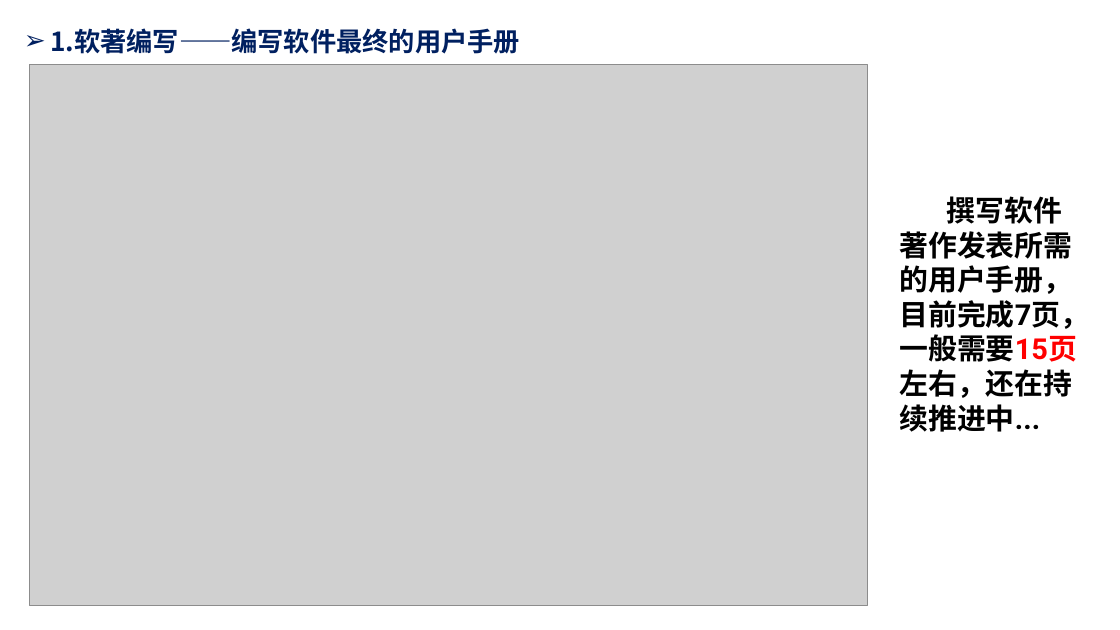
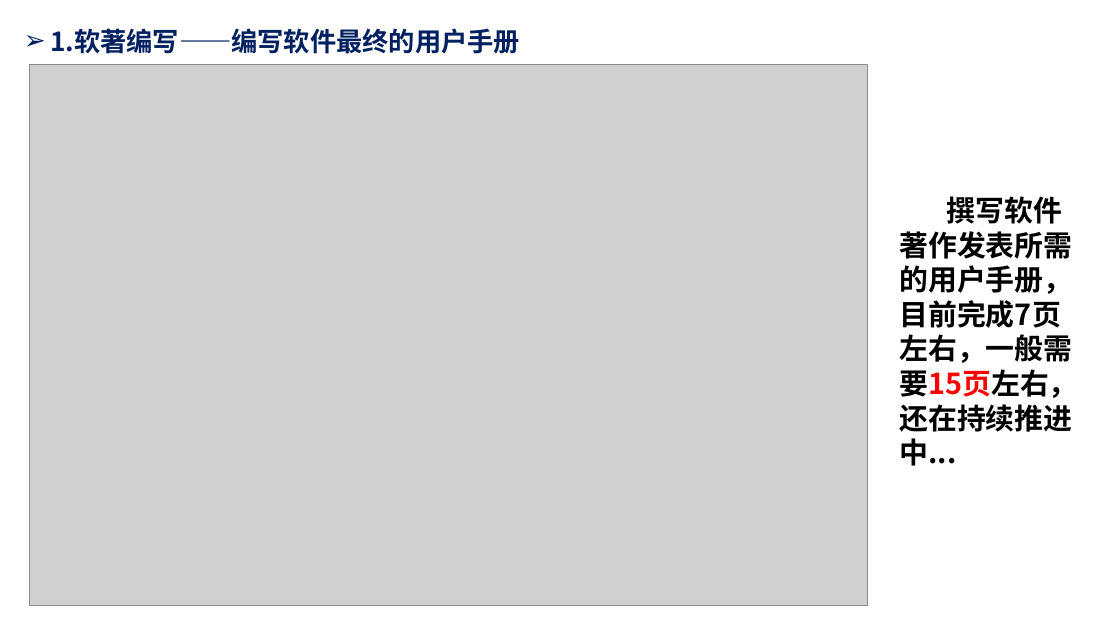
Before and after one commit to Humble-Engineer/Reports, a slide deck: slide 2 of 2024年/周报20240329.pptx. Drawn at 1120x630 pixels with LibreOffice and Linux fonts; fonts in the diff are those of the drawing; grey boxes stand for pictures. Boxes give left, top, right and bottom in pixels: in the first picture for what was removed or moved away, otherwise in the second. Text is boxed around its words. In the diff, an @@ line names an element or a change of style, - is before the commit and + after.

```diff
--- a/2024年/周报20240329.pptx
+++ b/2024年/周报20240329.pptx
@@ text at bbox=[899, 196, 1078, 466]: text changed; font Roboto to Noto Sans CJK SC @@
-撰写软件著作发表所需的用户手册，目前完成7页，一般需要15页左右，还在持续推进中...
+撰写软件著作发表所需的用户手册，目前完成7页左右，一般需要15页左右，还在持续推进中...
```
Also in this commit, not shown: 3 other slides changed.
